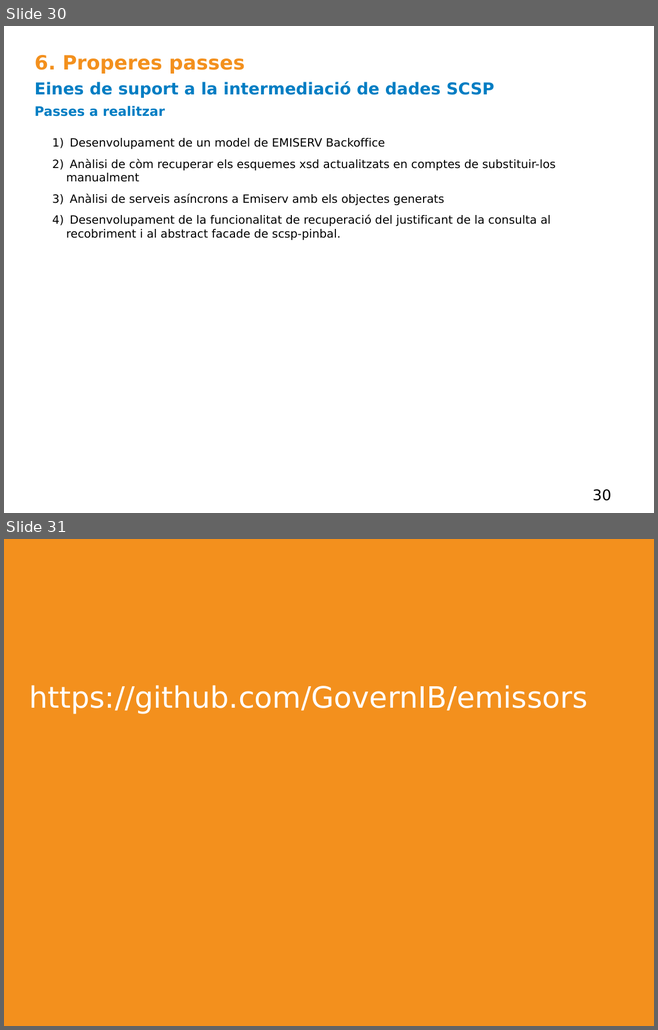
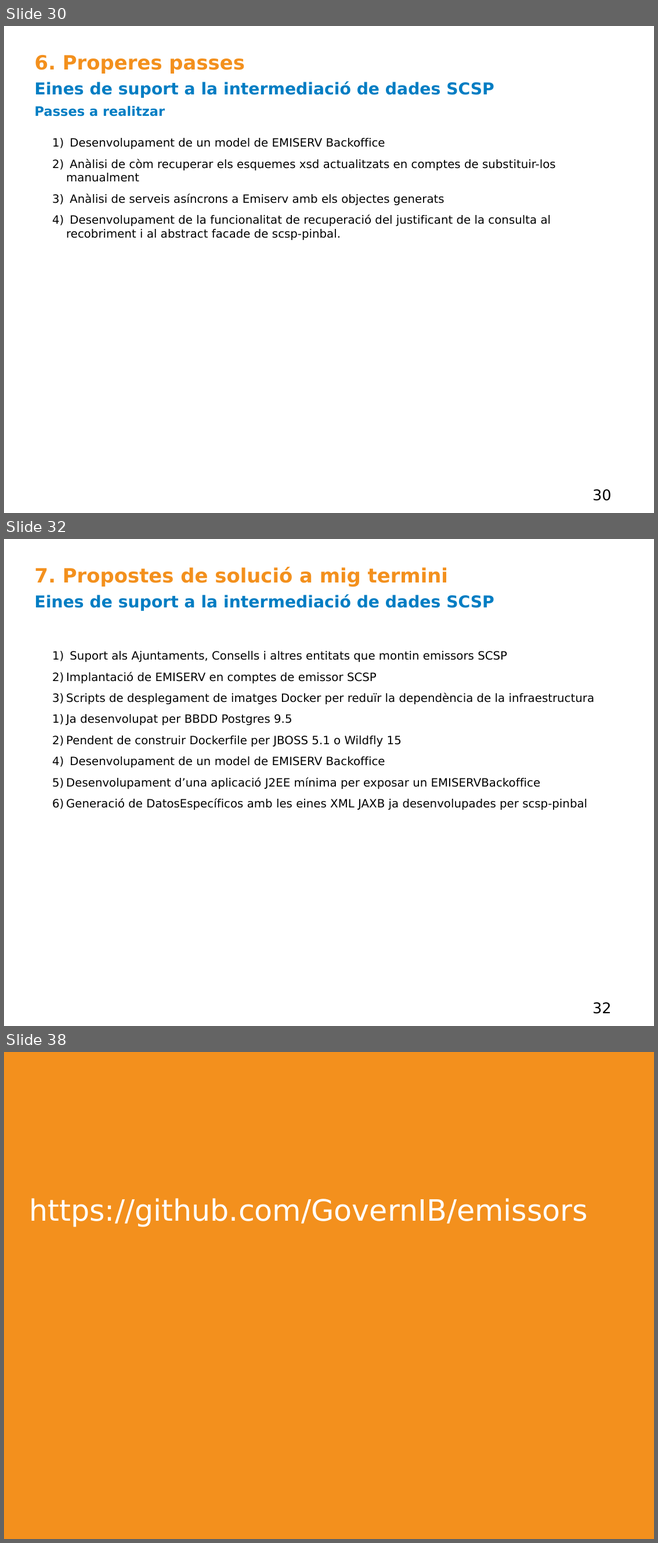
Before and after one commit to at4net/emissors, a slide deck: doc/manuales/Resum.odp. Shown one above the other, each under a label of ours: slides 30 and 31 before the commit, slides 30, 32 and 38 after it; the slides between them are not shown. The pictures are 658x1030 and 658x1543 pixels, drawn with LibreOffice and Linux fonts; fonts in the diff are those of the drawing. Boxes give left, top, right and bottom in pixels: in the first picture for what was removed or moved away, otherwise in the second. Text is boxed around its words. In the diff, an @@ line names an element or a change of style, - is before the commit and + after.

```diff
--- a/doc/manuales/Resum.odp
+++ b/doc/manuales/Resum.odp
@@ slide 32 added at bbox=[4, 539, 654, 1026], background #FFFFFF @@
@@ text added at bbox=[35, 567, 494, 611], 20 pt, text #007DC3, bold @@
+7. Propostes de solució a mig termini
+Eines de suport a la intermediació de dades SCSP
@@ text added at bbox=[66, 651, 594, 810], 14 pt, text #000000 @@
+1) Suport als Ajuntaments, Consells i altres entitats que montin emissors SCSP
+2) Implantació de EMISERV en comptes de emissor SCSP
+3) Scripts de desplegament de imatges Docker per reduïr la dependència de la infraestructura
+  1) Ja desenvolupat per BBDD Postgres 9.5
+  2) Pendent de construir Dockerfile per JBOSS 5.1 o Wildfly 15
+4) Desenvolupament de un model de EMISERV Backoffice
+5) Desenvolupament d’una aplicació J2EE mínima per exposar un EMISERVBackoffice
+6) Generació de DatosEspecíficos amb les eines XML JAXB ja desenvolupades per scsp-pinbal
@@ page number added at bbox=[592, 1002, 611, 1014], 18 pt, text #000000 @@
+32
@@ what was slide 31 is now slide 38 @@
```
Also in this commit, not shown: 6 other slides added, 1 other file.
